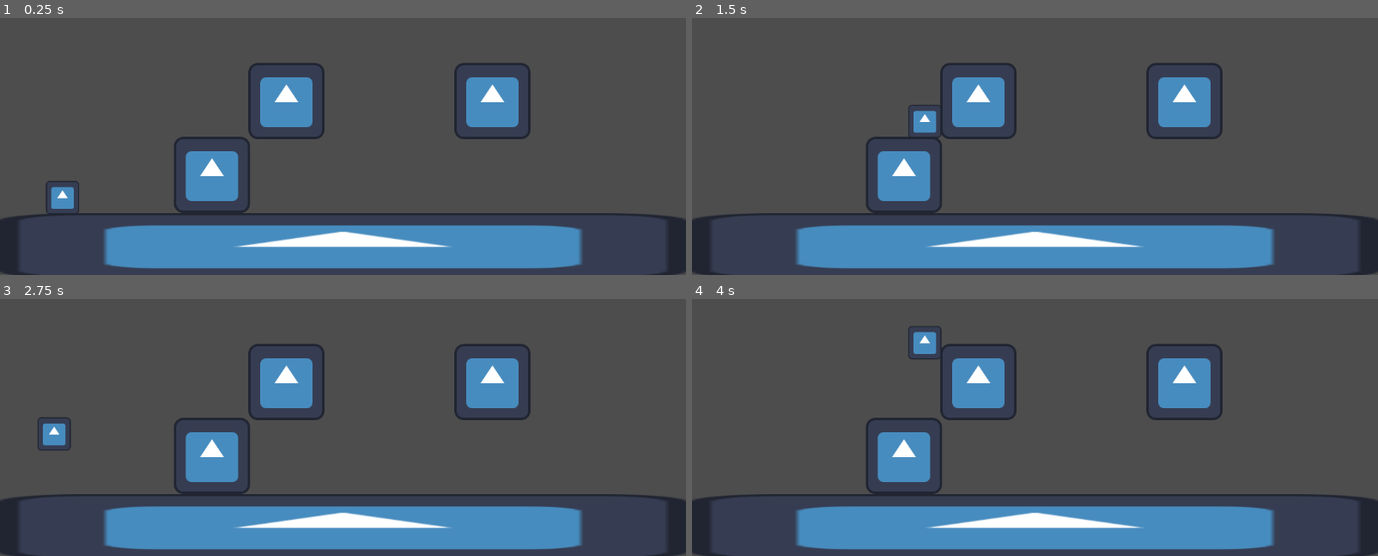
Above: before the commit, frames 1-4 (two rows, left to right).
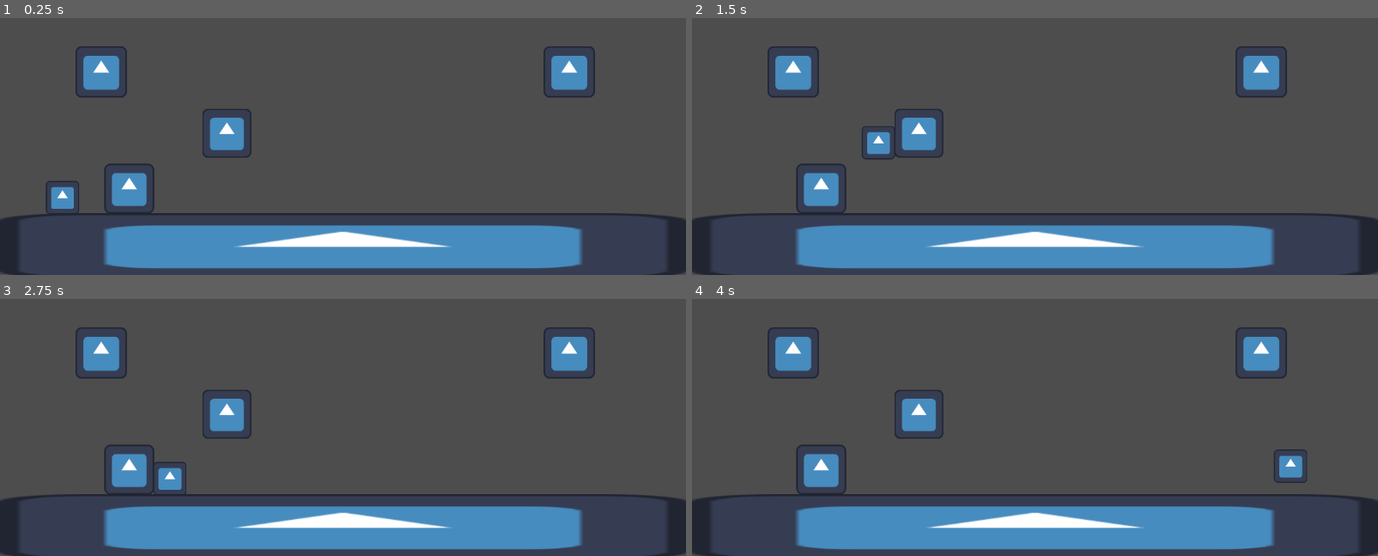
Above: after the commit, the same moments.

Repository: conor-wilson/dr-shrink
Game: Godot game, scene res://scenes/main.tscn
The game is run twice, just before and just after one commit, with the same random seed, the same clock (stepped at 60 frames per second) and the same inputs. The engine's default icon, where the game draws it, is replaced by a stand-in: a white triangle on a blue panel in a dark square.
Inputs:
- Up to frame 1 (0.25 s): no input
- Up to frame 2 (1.5 s): tap Enter at 0.5 s; hold Shift (Glide, bound only after the commit) 0.53-1.28 s; hold Right (Right) from 0.53 s (still down); tap Space (Jump) at 0.77 s; tap Shift (Glide, bound only after the commit) at 1.35 s
- Up to frame 3 (2.75 s): tap Space (Jump) at 1.52 s; release Right (Right) at 2.03 s; hold Left (Left) from 2.03 s (still down); hold Shift (Glide, bound only after the commit) from 2.03 s (still down)
- Up to frame 4 (4 s): release Left (Left) at 2.78 s; release Shift (Glide, bound only after the commit) at 2.78 s; hold Right (Right) from 2.78 s (still down); tap Shift (Glide, bound only after the commit) at 2.85 s; tap Space (Jump) at 3.02, 3.77 s; hold Shift (Glide, bound only after the commit) from 3.53 s (still down)

The runs differ from the first frame. In frame 1, 9.0% of the frame differs, in the area x 11-87%, y 11-76%; in frame 2, 9.3%; in frame 3, 9.6%; in frame 4, 9.7%, in the area x 11-90%, y 10-76%.

Commit message:
Added gliding mechanics

Diff:
--- a/shrinker/shrinker/project.godot
+++ b/shrinker/shrinker/project.godot
@@ -46,3 +46,8 @@
 "events": [Object(InputEventKey,"resource_local_to_scene":false,"resource_name":"","device":-1,"window_id":0,"alt_press …(191 unchanged characters)…
 ]
 }
+Glide={
+"deadzone": 0.5,
+"events": [Object(InputEventKey,"resource_local_to_scene":false,"resource_name":"","device":-1,"window_id":0,"alt_pressed":false,"shift_pressed":false,"ctrl_pressed":false,"meta_pressed":false,"pressed":false,"keycode":0,"physical_keycode":4194325,"key_label":0,"unicode":0,"location":0,"echo":false,"script":null)
+]
+}
--- a/shrinker/shrinker/scenes/entities/player.gd
+++ b/shrinker/shrinker/scenes/entities/player.gd
@@ -3,12 +3,12 @@
 @export var walk_speed         : float = 300.0
 @export var jump_speed         : float = 600.0
 @export var gravity_multiplier : float = 1.0
+@export var glide_effect       : float = 0.5
 
 func _physics_process(delta: float) -> void:
 
 	# Add the gravity.
-	if not is_on_floor():
-		velocity += get_gravity() * gravity_multiplier * delta
+	apply_gravity(delta)
 
 	# Handle jump.
 	if Input.is_action_just_pressed("Jump") and is_on_floor():
@@ -23,3 +23,16 @@
 		velocity.x = move_toward(velocity.x, 0, walk_speed)
 
 	move_and_slide()
+
+func apply_gravity(delta: float):
+	if not is_on_floor():
+		var vel_due_to_gravity:Vector2 = get_gravity() * gravity_multiplier * delta
+		if velocity.y > 0 && Input.is_action_pressed("Glide"):
+			vel_due_to_gravity *= glide_effect
+			$Label.text = "GLIDING"
+		else:
+			$Label.text = "NOT GLIDING"
+
+		velocity += vel_due_to_gravity
+	else:
+		$Label.text = "NOT GLIDING"
--- a/shrinker/shrinker/scenes/entities/player.tscn
+++ b/shrinker/shrinker/scenes/entities/player.tscn
@@ -17,3 +17,12 @@
 [node name="CollisionShape2D" type="CollisionShape2D" parent="."]
 position = Vector2(-5, 0)
 shape = SubResource("RectangleShape2D_1qw6c")
+
+[node name="Label" type="Label" parent="."]
+visible = false
+offset_left = -59.0
+offset_top = -51.0
+offset_right = 46.0
+offset_bottom = -28.0
+text = "NOT GLIDING"
+horizontal_alignment = 1
--- a/shrinker/shrinker/scenes/main.tscn
+++ b/shrinker/shrinker/scenes/main.tscn
@@ -10,15 +10,23 @@
 scale = Vector2(9.07112, 0.857065)
 
 [node name="Platform2" parent="." instance=ExtResource("1_x66ke")]
-position = Vector2(356, 480)
+position = Vector2(217, 503)
+scale = Vector2(0.656121, 0.656121)
 
 [node name="Platform3" parent="." instance=ExtResource("1_x66ke")]
-position = Vector2(481, 356)
+position = Vector2(381, 410)
+scale = Vector2(0.646299, 0.646299)
 
 [node name="Platform4" parent="." instance=ExtResource("1_x66ke")]
-position = Vector2(827, 356)
+position = Vector2(170, 307)
+scale = Vector2(0.676732, 0.676732)
+
+[node name="Platform5" parent="." instance=ExtResource("1_x66ke")]
+position = Vector2(956, 307)
+scale = Vector2(0.676732, 0.676732)
 
 [node name="Player" parent="." instance=ExtResource("2_yg8x5")]
 position = Vector2(110, 513)
 walk_speed = 600.0
-gravity_multiplier = 1.4
+gravity_multiplier = 1.5
+glide_effect = 0.25
